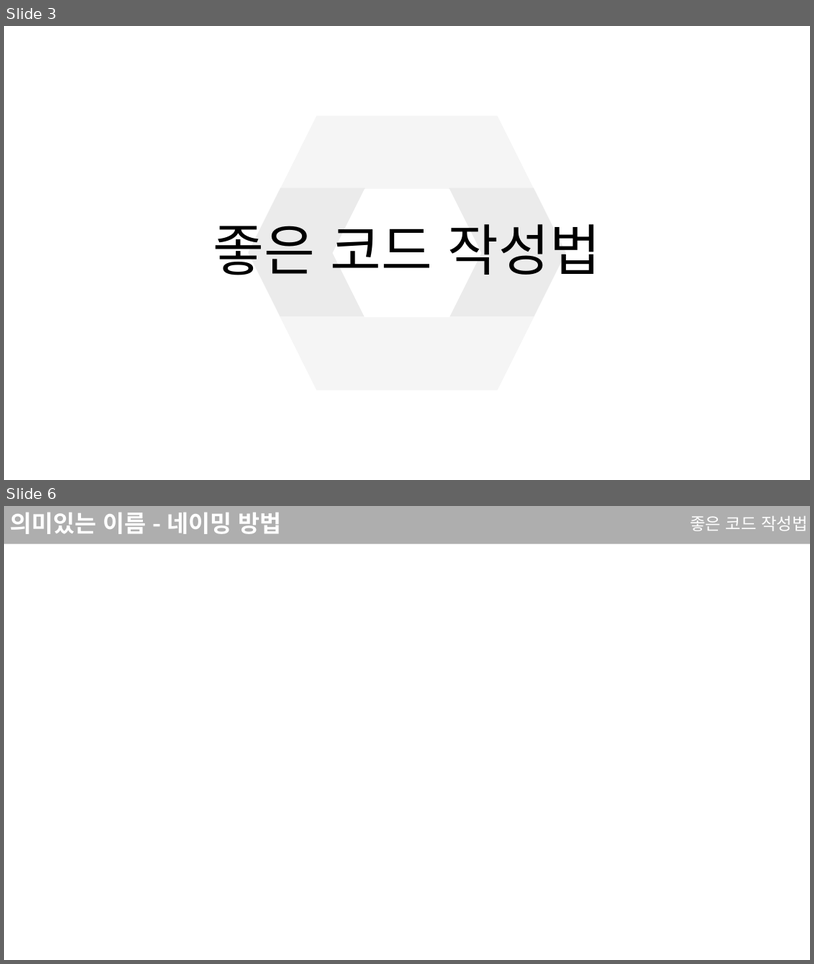
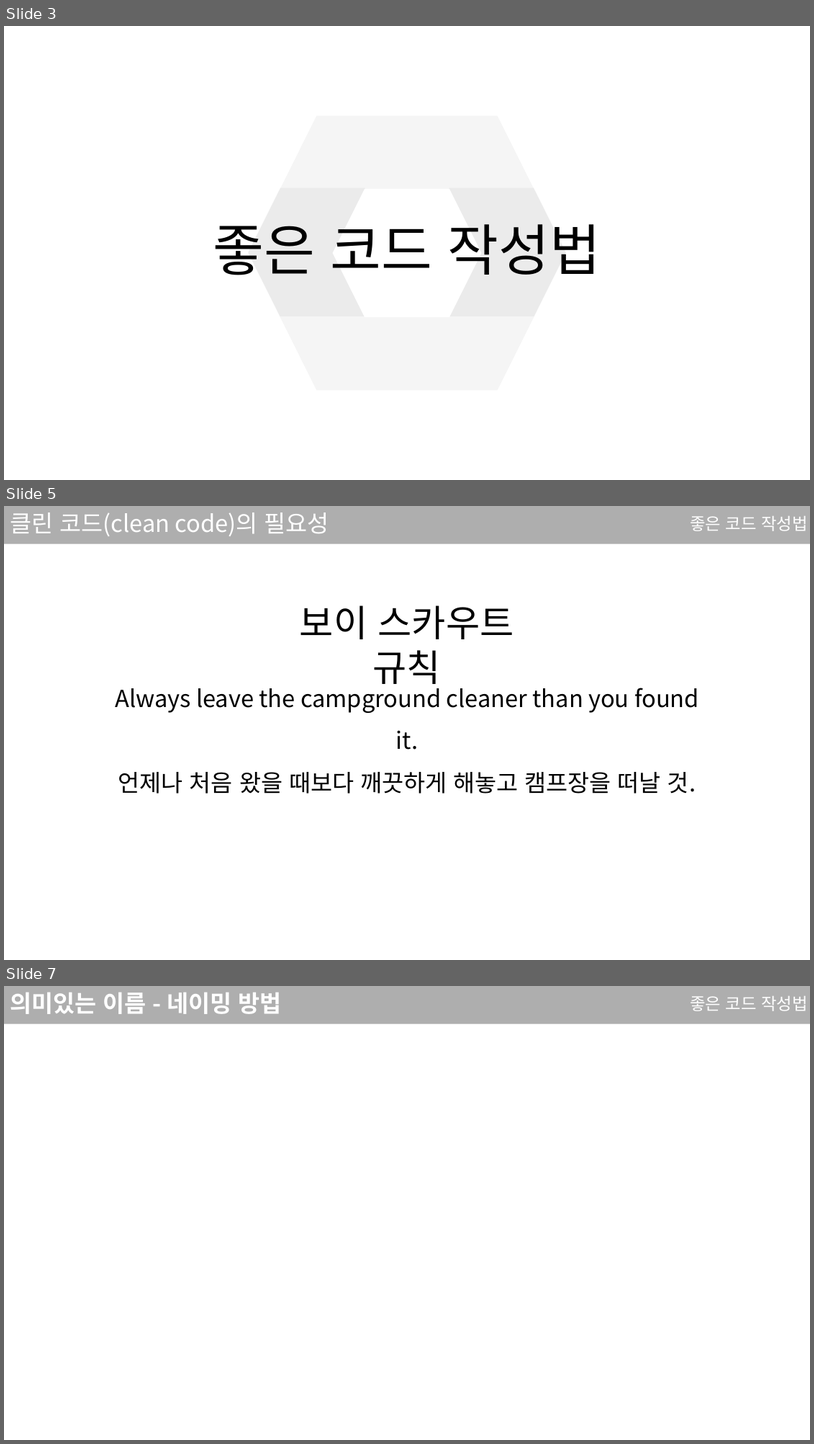
Before and after one commit to sjsjsj1246/EC_C_Language_Study, a slide deck: ppt/8강.pptx. Shown one above the other, each under a label of ours: slides 3 and 6 before the commit, slides 3, 5 and 7 after it; the slides between them are not shown. The pictures are 814x964 and 814x1444 pixels, drawn with LibreOffice and Linux fonts; fonts in the diff are those of the drawing. Boxes give left, top, right and bottom in pixels: in the first picture for what was removed or moved away, otherwise in the second. Text is boxed around its words. In the diff, an @@ line names an element or a change of style, - is before the commit and + after.

```diff
--- a/ppt/8강.pptx
+++ b/ppt/8강.pptx
@@ slide 5 added at box(4, 506, 810, 960), background #FFFFFF; not listed: 1 template element that a slide beside it also shows @@
@@ title added at box(10, 512, 329, 536), 28 pt, text #FFFFFF @@
+클린 코드(clean code)의 필요성
@@ text added at box(690, 516, 808, 531), 20 pt, text #FFFFFF @@
+좋은 코드 작성법
@@ text added at box(300, 605, 514, 690), 44 pt, text #000000 @@
+보이 스카우트 규칙
@@ text added at box(115, 682, 700, 793), 28 pt, text #000000 @@
+Always leave the campground cleaner than you found it.
+언제나 처음 왔을 때보다 깨끗하게 해놓고 캠프장을 떠날 것.
@@ what was slide 6 is now slide 7 @@
```
Also in this commit, not shown: 3 slides changed, 1 other file.
